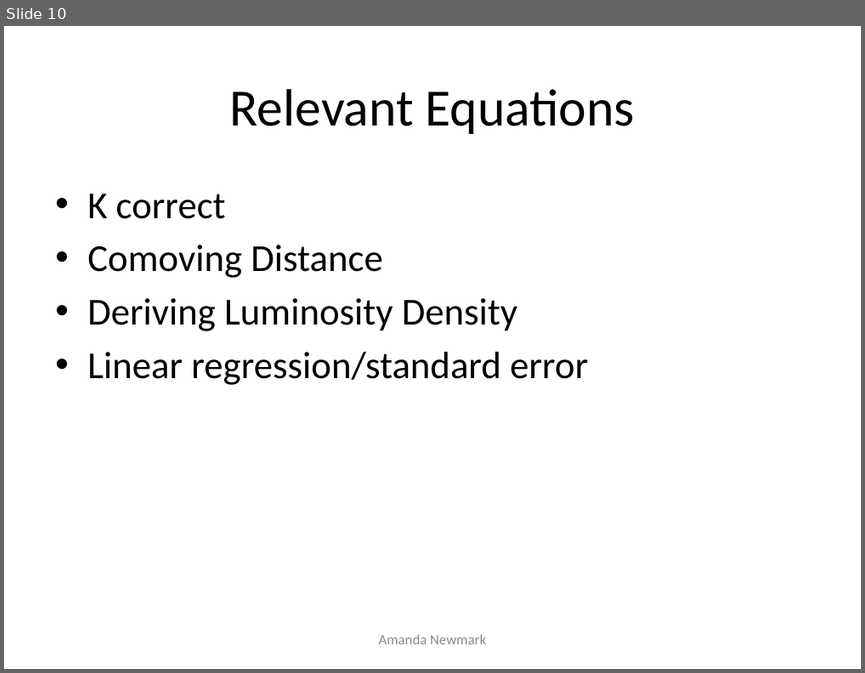
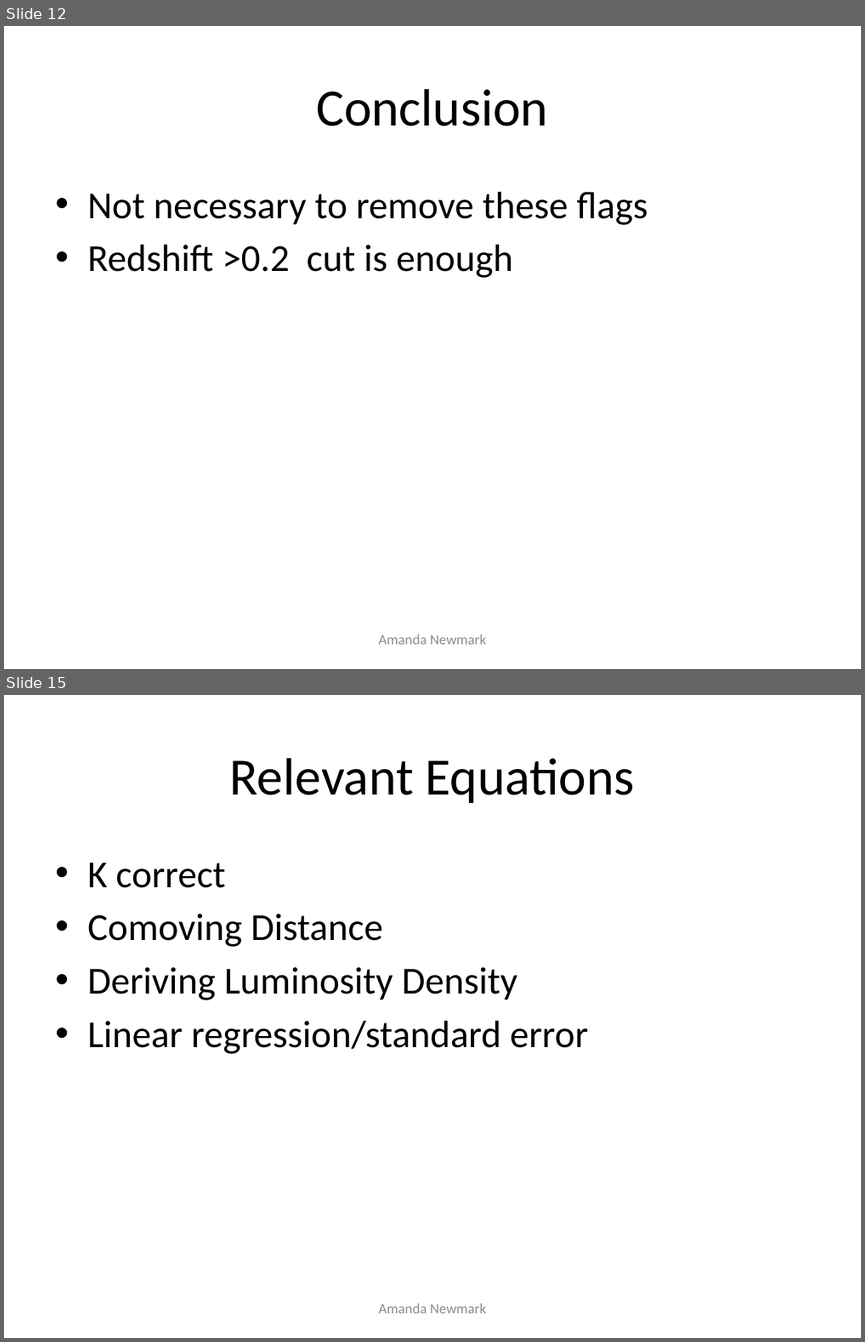
Before and after one commit to anewmark/galaxy_dark_matter, a slide deck: big_presentation.pptx. Shown one above the other, each under a label of ours: slide 10 before the commit, slides 12 and 15 after it; the slides between them are not shown. The pictures are 865x673 and 865x1342 pixels, drawn with LibreOffice and Linux fonts; fonts in the diff are those of the drawing. Boxes give left, top, right and bottom in pixels: in the first picture for what was removed or moved away, otherwise in the second. Text is boxed around its words. In the diff, an @@ line names an element or a change of style, - is before the commit and + after.

```diff
--- a/big_presentation.pptx
+++ b/big_presentation.pptx
@@ slide 12 added at (4,26,861,669), background #FFFFFF @@
@@ title added at (316,89,548,126), 44 pt, text #000000 @@
+Conclusion
@@ text added at (87,192,648,278), 32 pt, text #000000 @@
+• Not necessary to remove these flags
+• Redshift >0.2 cut is enough
@@ text added at (379,634,486,644), 12 pt, text #8C8C8C @@
+Amanda Newmark
@@ what was slide 10 is now slide 15 @@
```
Also in this commit, not shown: 9 slides changed, 4 other slides added, 25 other files.
